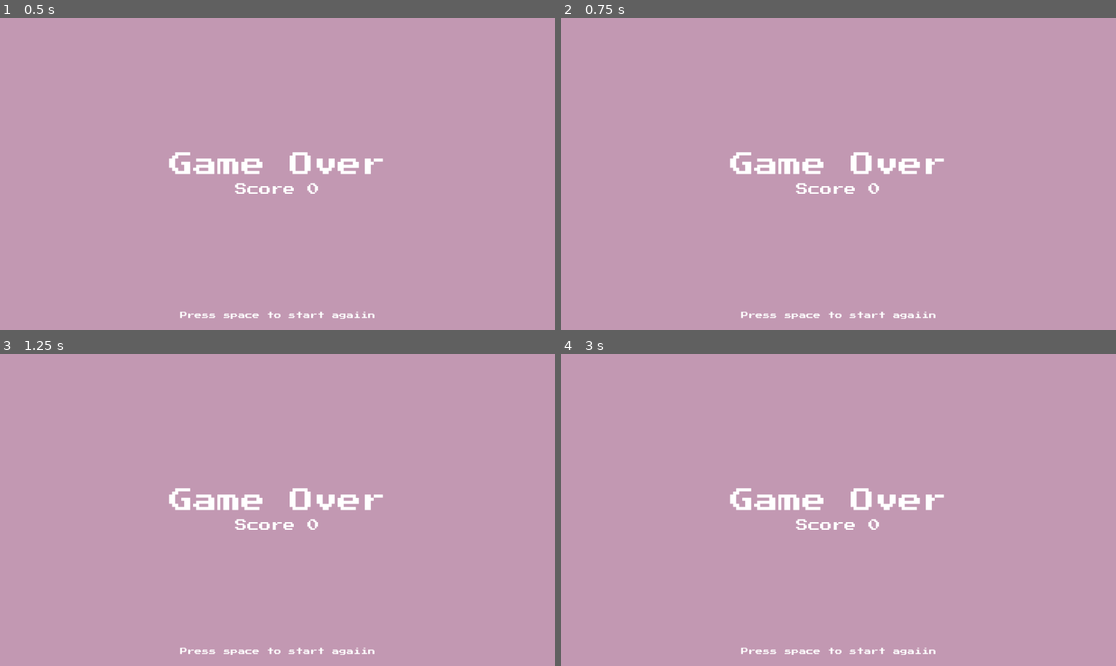
Above: before the commit, frames 1-4 (two rows, left to right).
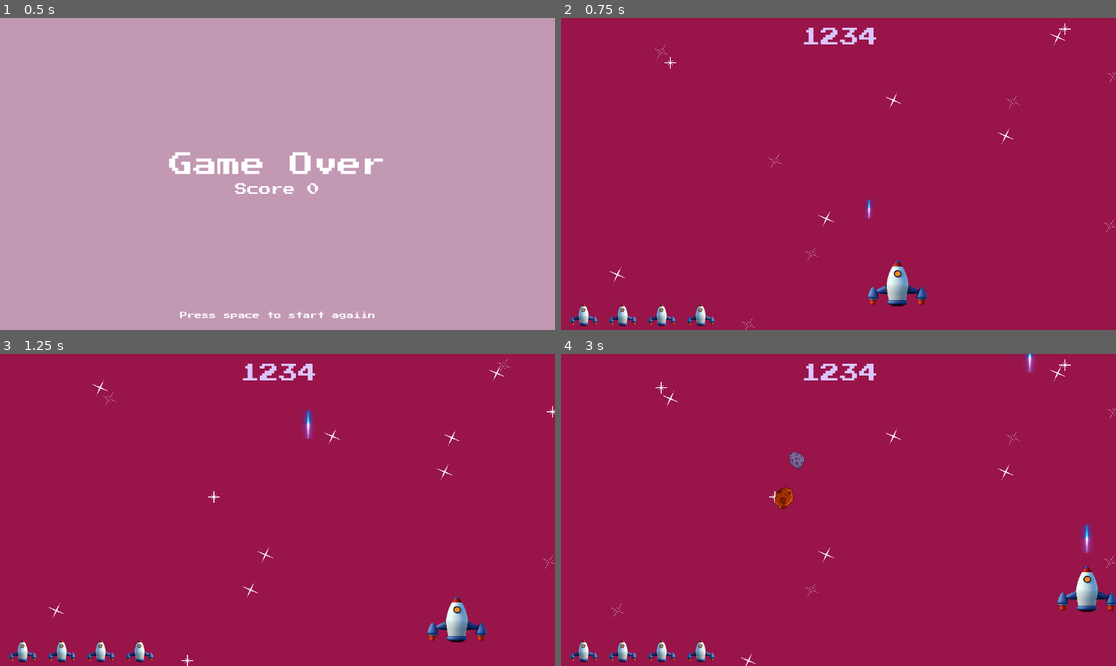
Above: after the commit, the same moments.

Repository: Alaa-Khaled210/Meteors-War
Game: Godot game, scene res://scense/game_over.tscn
Two runs of this game, one before a commit and one after it. Both use one fixed random seed, a clock stepped at 60 frames per second and the inputs below. This scene is started directly instead of the project's main scene.
Inputs:
- Up to frame 1 (0.5 s): no input
- Up to frame 2 (0.75 s): tap Space (Shoot) at 0.5, 0.6 s; hold Right (right) from 0.53 s (still down)
- Up to frame 3 (1.25 s): keep holding Right (right)
- Up to frame 4 (3 s): tap Space (Shoot) at 1.25, 1.35, 2, 2.1, 2.75, 2.85 s; release Right (right) at 1.28 s; hold Down (down) 1.28-2.03 s; hold Right (right) 2.03-2.78 s; hold Up (up) from 2.78 s (still down)

Frame 1 is identical in both runs. In frame 2, 100% of the frame differs, in the area x 0-100%, y 0-100%; in frame 3, 100%; in frame 4, 100%.

Commit message:
change scene gameover to level scene

Diff:
--- /dev/null
+++ b/scense/game_over.gd
@@ -0,0 +1,8 @@
+extends Control
+
+@export var level_scene : PackedScene
+
+# Called every frame. 'delta' is the elapsed time since the previous frame.
+func _process(_delta: float) -> void:
+	if Input.is_action_just_pressed("Shoot"):
+		get_tree().change_scene_to_packed(level_scene)
--- a/scense/game_over.tscn
+++ b/scense/game_over.tscn
@@ -1,6 +1,8 @@
-[gd_scene load_steps=2 format=3 uid="uid://c4gealged4jk5"]
+[gd_scene load_steps=4 format=3 uid="uid://c4gealged4jk5"]
 
+[ext_resource type="Script" uid="uid://blsdyvjqr8g5t" path="res://scense/game_over.gd" id="1_3imhc"]
 [ext_resource type="FontFile" uid="uid://crgknw0a00f6k" path="res://Graphic/Fonts/PressStart2P-Regular.ttf" id="1_jic06"]
+[ext_resource type="PackedScene" uid="uid://ce6y6qjtkyntq" path="res://scense/level.tscn" id="2_ln6ue"]
 
 [node name="GameOver" type="Control"]
 layout_mode = 3
@@ -9,6 +11,8 @@
 anchor_bottom = 1.0
 grow_horizontal = 2
 grow_vertical = 2
+script = ExtResource("1_3imhc")
+level_scene = ExtResource("2_ln6ue")
 
 [node name="Bg" type="ColorRect" parent="."]
 layout_mode = 1
--- a/scense/level.gd
+++ b/scense/level.gd
@@ -8,7 +8,7 @@
 
 func _ready() -> void:
 
-	get_tree().call_group('Ui','set_health',health)
+	#get_tree().call_group('Ui','set_health',health)
 
 	#Stars
 	var size := get_viewport().get_visible_rect().size
Not shown, added: scense/game_over.gd.uid
